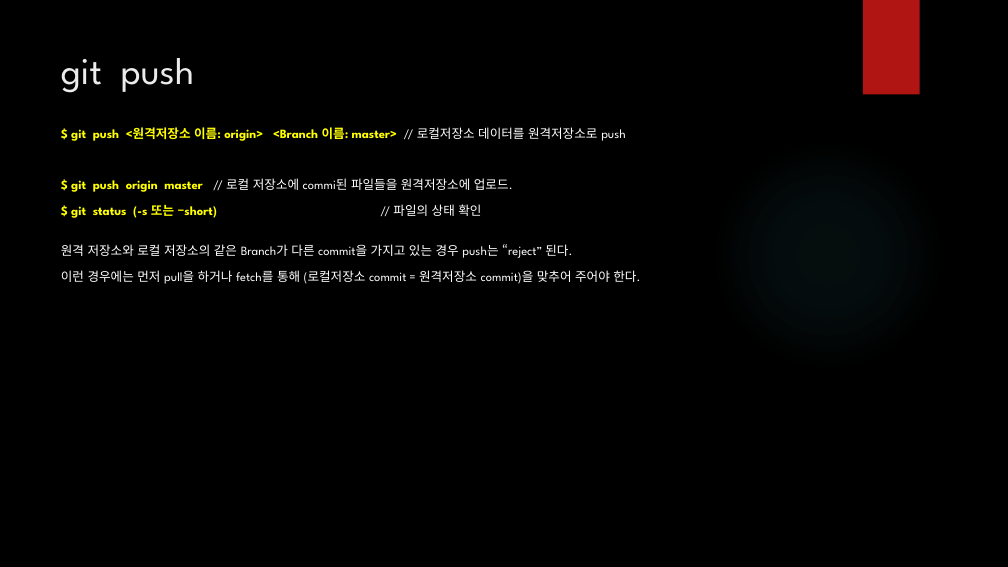
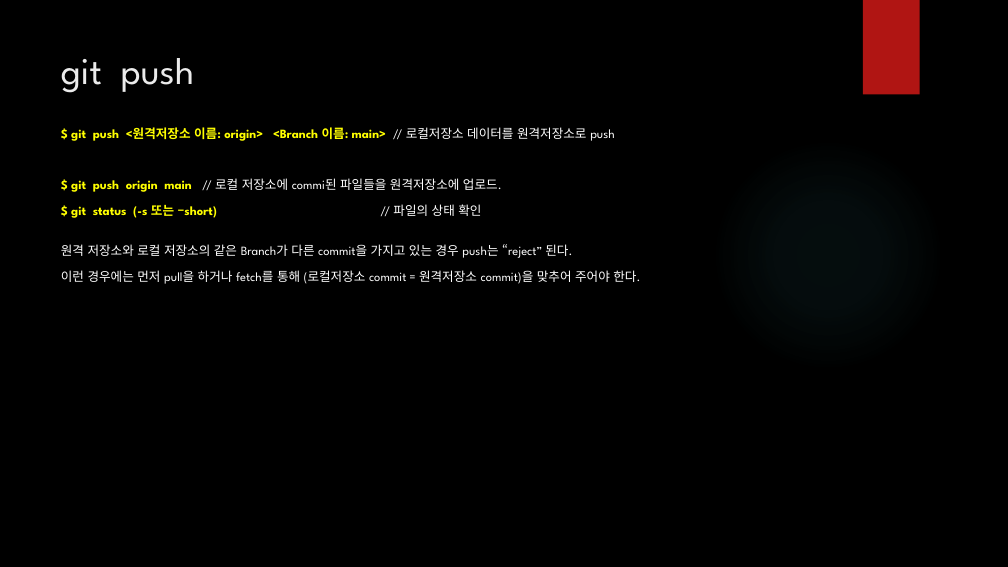
Before and after one commit to iredseal/Learning, a slide deck: slide 16 of Tools/git/SW 형상 관리.pptx. Drawn at 1008x567 pixels with LibreOffice and Linux fonts; fonts in the diff are those of the drawing; background and template pictures are left out. Boxes give left, top, right and bottom in pixels: in the first picture for what was removed or moved away, otherwise in the second. Text is boxed around its words. In the diff, an @@ line names an element or a change of style, - is before the commit and + after.

```diff
--- a/Tools/git/SW 형상 관리.pptx
+++ b/Tools/git/SW 형상 관리.pptx
@@ text at (71, 127, 614, 192): text changed @@
-$ git push <원격저장소 이름: origin> <Branch 이름: master> // 로컬저장소 데이터를 원격저장소로 push
-$ git push origin master // 로컬 저장소에 commi된 파일들을 원격저장소에 업로드.
+$ git push <원격저장소 이름: origin> <Branch 이름: main> // 로컬저장소 데이터를 원격저장소로 push
+$ git push origin main // 로컬 저장소에 commi된 파일들을 원격저장소에 업로드.
```
Also in this commit, not shown: 15 other slides changed, 3 other files.
